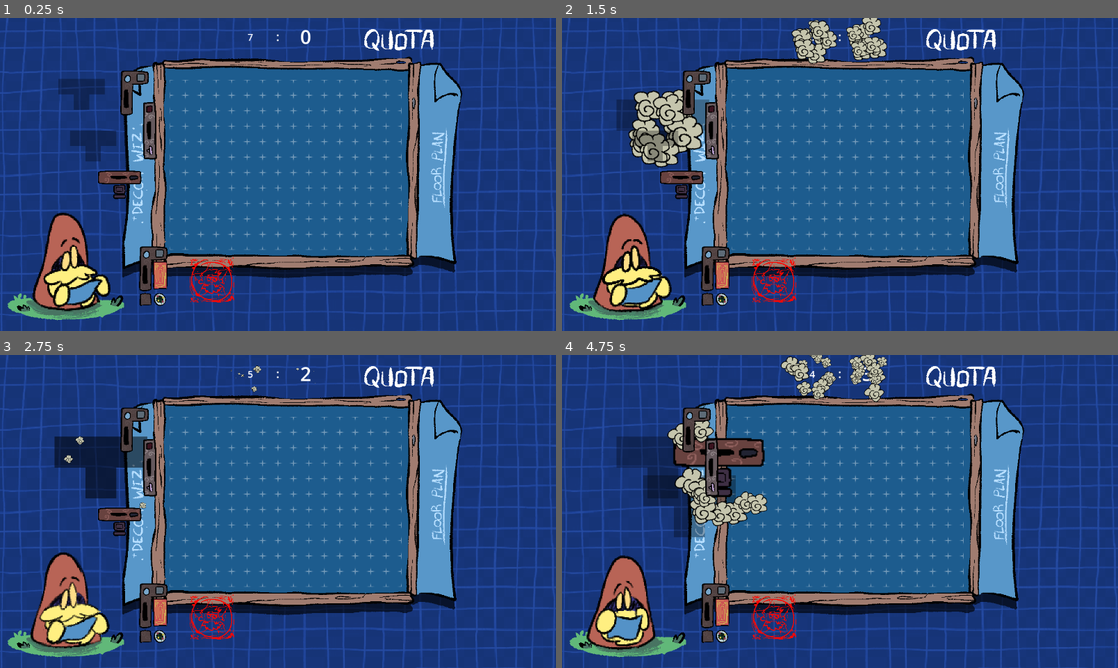
Above: before the commit, frames 1-4 (two rows, left to right).
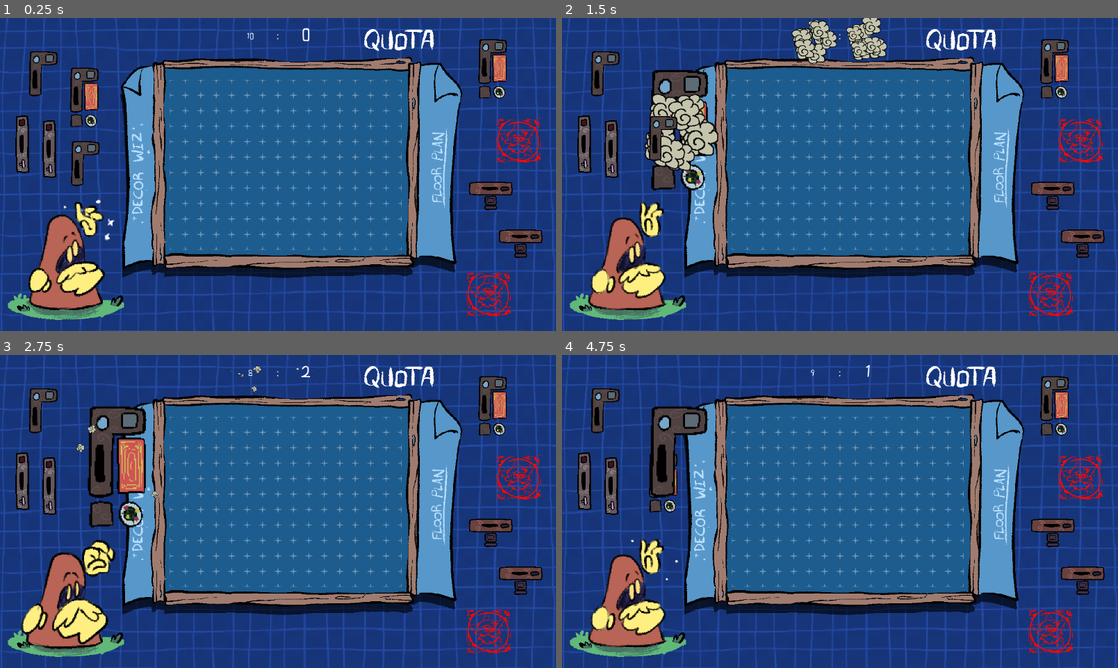
Above: after the commit, the same moments.

Repository: Greatmystic/DecorWizard
Game: Godot game, scene res://Content/Scenes/Levels/main.tscn
Two runs of this game, one before a commit and one after it. Both use one fixed random seed, a clock stepped at 60 frames per second and the inputs below.
Inputs (mouse positions are in pixels of both pictures, inside the frame that each line leads up to):
- Up to frame 1 (0.25 s): no input
- Up to frame 2 (1.5 s): move the mouse to (645, 102) at 0.52 s; tap Space (ScaleSpell) at 0.6, 1.35 s; click (645, 102) at 0.67 s; move the mouse to (656, 152) at 1.27 s; click (656, 152) at 1.42 s
- Up to frame 3 (2.75 s): move the mouse to (94, 489) at 2.02 s; tap Space (ScaleSpell) at 2.1 s; click (94, 489) at 2.17 s
- Up to frame 4 (4.75 s): tap Space (ScaleSpell) at 2.85, 3.6, 4.35 s; click (656, 489) at 2.92 s; move the mouse to (678, 530) at 3.52 s; click (678, 530) at 3.67 s; move the mouse to (712, 492) at 4.27 s; click (712, 492) at 4.42 s

The runs differ from the first frame. In frame 1, 11% of the frame differs, in the area x 2-98%, y 3-96%; in frame 2, 12%; in frame 3, 12%; in frame 4, 16%, in the area x 2-98%, y 0-96%.

Commit message:
Added more blocks, added Export settings

Diff:
--- a/Content/Scenes/FX/Wizard.tscn
+++ b/Content/Scenes/FX/Wizard.tscn
@@ -1,111 +1,6 @@
-[gd_scene load_steps=38 format=3 uid="uid://csjb381g3kwpq"]
+[gd_scene load_steps=11 format=3 uid="uid://csjb381g3kwpq"]
 
-[ext_resource type="Texture2D" uid="uid://cl8n22plxvth2" path="res://Content/Sprites/Wizard_IDLE_Blueprint.png" id="1_8uic1"]
 [ext_resource type="Texture2D" uid="uid://clkuasrbj1en4" path="res://Content/Sprites/WizardIdle.png" id="1_76u54"]
-
-[sub_resource type="AtlasTexture" id="AtlasTexture_5oigq"]
-atlas = ExtResource("1_8uic1")
-region = Rect2(0, 0, 128, 128)
-
-[sub_resource type="AtlasTexture" id="AtlasTexture_w1rk4"]
-atlas = ExtResource("1_8uic1")
-region = Rect2(128, 0, 128, 128)
-
-[sub_resource type="AtlasTexture" id="AtlasTexture_ybsm5"]
-atlas = ExtResource("1_8uic1")
-region = Rect2(256, 0, 128, 128)
-
-[sub_resource type="AtlasTexture" id="AtlasTexture_4lks3"]
-atlas = ExtResource("1_8uic1")
-region = Rect2(384, 0, 128, 128)
-
-[sub_resource type="AtlasTexture" id="AtlasTexture_gtlvf"]
-atlas = ExtResource("1_8uic1")
-region = Rect2(512, 0, 128, 128)
-
-[sub_resource type="AtlasTexture" id="AtlasTexture_35uoe"]
-atlas = ExtResource("1_8uic1")
-region = Rect2(640, 0, 128, 128)
-
-[sub_resource type="AtlasTexture" id="AtlasTexture_48afv"]
-atlas = ExtResource("1_8uic1")
-region = Rect2(768, 0, 128, 128)
-
-[sub_resource type="AtlasTexture" id="AtlasTexture_310vy"]
-atlas = ExtResource("1_8uic1")
-region = Rect2(896, 0, 128, 128)
-
-[sub_resource type="AtlasTexture" id="AtlasTexture_omxm7"]
-atlas = ExtResource("1_8uic1")
-region = Rect2(1024, 0, 128, 128)
-
-[sub_resource type="AtlasTexture" id="AtlasTexture_2g1q3"]
-atlas = ExtResource("1_8uic1")
-region = Rect2(1152, 0, 128, 128)
-
-[sub_resource type="AtlasTexture" id="AtlasTexture_ef4xh"]
-atlas = ExtResource("1_8uic1")
-region = Rect2(1280, 0, 128, 128)
-
-[sub_resource type="AtlasTexture" id="AtlasTexture_7wr52"]
-atlas = ExtResource("1_8uic1")
-region = Rect2(1408, 0, 128, 128)
-
-[sub_resource type="AtlasTexture" id="AtlasTexture_wu43p"]
-atlas = ExtResource("1_8uic1")
-region = Rect2(1536, 0, 128, 128)
-
-[sub_resource type="AtlasTexture" id="AtlasTexture_igf37"]
-atlas = ExtResource("1_8uic1")
-region = Rect2(1664, 0, 128, 128)
-
-[sub_resource type="AtlasTexture" id="AtlasTexture_3t3vq"]
-atlas = ExtResource("1_8uic1")
-region = Rect2(1792, 0, 128, 128)
-
-[sub_resource type="AtlasTexture" id="AtlasTexture_va8lo"]
-atlas = ExtResource("1_8uic1")
-region = Rect2(1920, 0, 128, 128)
-
-[sub_resource type="AtlasTexture" id="AtlasTexture_v32j5"]
-atlas = ExtResource("1_8uic1")
-region = Rect2(2048, 0, 128, 128)
-
-[sub_resource type="AtlasTexture" id="AtlasTexture_ce6rk"]
-atlas = ExtResource("1_8uic1")
-region = Rect2(2176, 0, 128, 128)
-
-[sub_resource type="AtlasTexture" id="AtlasTexture_dp6ng"]
-atlas = ExtResource("1_8uic1")
-region = Rect2(2304, 0, 128, 128)
-
-[sub_resource type="AtlasTexture" id="AtlasTexture_s7s5h"]
-atlas = ExtResource("1_8uic1")
-region = Rect2(2432, 0, 128, 128)
-
-[sub_resource type="AtlasTexture" id="AtlasTexture_nc4li"]
-atlas = ExtResource("1_8uic1")
-region = Rect2(2560, 0, 128, 128)
-
-[sub_resource type="AtlasTexture" id="AtlasTexture_ofpuk"]
-atlas = ExtResource("1_8uic1")
-region = Rect2(2688, 0, 128, 128)
-
-[sub_resource type="AtlasTexture" id="AtlasTexture_v7o7u"]
-atlas = ExtResource("1_8uic1")
-region = Rect2(2816, 0, 128, 128)
-
-[sub_resource type="AtlasTexture" id="AtlasTexture_kp5jy"]
-atlas = ExtResource("1_8uic1")
-region = Rect2(2944, 0, 128, 128)
-
-[sub_resource type="AtlasTexture" id="AtlasTexture_qd3bf"]
-atlas = ExtResource("1_8uic1")
-region = Rect2(3072, 0, 128, 128)
-
-[sub_resource type="AtlasTexture" id="AtlasTexture_wg055"]
-atlas = ExtResource("1_8uic1")
-region = Rect2(3200, 0, 128, 128)
 
 [sub_resource type="AtlasTexture" id="AtlasTexture_ohnrc"]
 atlas = ExtResource("1_76u54")
@@ -143,89 +38,6 @@
 animations = [{
 "frames": [{
 "duration": 2.0,
-"texture": SubResource("AtlasTexture_5oigq")
-}, {
-"duration": 2.0,
-"texture": SubResource("AtlasTexture_w1rk4")
-}, {
-"duration": 2.0,
-"texture": SubResource("AtlasTexture_ybsm5")
-}, {
-"duration": 2.0,
-"texture": SubResource("AtlasTexture_4lks3")
-}, {
-"duration": 2.0,
-"texture": SubResource("AtlasTexture_gtlvf")
-}, {
-"duration": 3.0,
-"texture": SubResource("AtlasTexture_35uoe")
-}, {
-"duration": 3.0,
-"texture": SubResource("AtlasTexture_48afv")
-}, {
-"duration": 3.0,
-"texture": SubResource("AtlasTexture_310vy")
-}, {
-"duration": 3.0,
-"texture": SubResource("AtlasTexture_omxm7")
-}, {
-"duration": 2.0,
-"texture": SubResource("AtlasTexture_2g1q3")
-}, {
-"duration": 3.0,
-"texture": SubResource("AtlasTexture_ef4xh")
-}, {
-"duration": 3.0,
-"texture": SubResource("AtlasTexture_7wr52")
-}, {
-"duration": 3.0,
-"texture": SubResource("AtlasTexture_wu43p")
-}, {
-"duration": 3.0,
-"texture": SubResource("AtlasTexture_igf37")
-}, {
-"duration": 2.0,
-"texture": SubResource("AtlasTexture_3t3vq")
-}, {
-"duration": 2.0,
-"texture": SubResource("AtlasTexture_va8lo")
-}, {
-"duration": 2.0,
-"texture": SubResource("AtlasTexture_v32j5")
-}, {
-"duration": 2.0,
-"texture": SubResource("AtlasTexture_ce6rk")
-}, {
-"duration": 2.0,
-"texture": SubResource("AtlasTexture_dp6ng")
-}, {
-"duration": 2.0,
-"texture": SubResource("AtlasTexture_s7s5h")
-}, {
-"duration": 2.0,
-"texture": SubResource("AtlasTexture_nc4li")
-}, {
-"duration": 3.0,
-"texture": SubResource("AtlasTexture_ofpuk")
-}, {
-"duration": 4.0,
-"texture": SubResource("AtlasTexture_v7o7u")
-}, {
-"duration": 3.0,
-"texture": SubResource("AtlasTexture_kp5jy")
-}, {
-"duration": 3.0,
-"texture": SubResource("AtlasTexture_qd3bf")
-}, {
-"duration": 2.0,
-"texture": SubResource("AtlasTexture_wg055")
-}],
-"loop": true,
-"name": &"IDLE",
-"speed": 24.0
-}, {
-"frames": [{
-"duration": 2.0,
 "texture": SubResource("AtlasTexture_ohnrc")
 }, {
 "duration": 3.0,
@@ -250,13 +62,14 @@
 "texture": SubResource("AtlasTexture_2wm7y")
 }],
 "loop": true,
-"name": &"MAGIC",
+"name": &"new_animation",
 "speed": 24.0
 }]
 
 [node name="Wizard" type="AnimatedSprite2D"]
 texture_filter = 3
 sprite_frames = SubResource("SpriteFrames_6840f")
-animation = &"MAGIC"
-autoplay = "IDLE"
-frame_progress = 0.0119516
+animation = &"new_animation"
+autoplay = "new_animation"
+frame = 2
+frame_progress = 0.82591
--- a/Content/Scenes/FX/cloud_burst.tscn
+++ b/Content/Scenes/FX/cloud_burst.tscn
@@ -18,7 +18,7 @@
 gravity = Vector2(0, 0)
 initial_velocity_min = 286.16
 initial_velocity_max = 493.71
-angular_velocity_min = 45.28
+angular_velocity_min = -153.0
 angular_velocity_max = 153.96
 damping_min = 1000.0
 damping_max = 1000.0
--- a/Content/Scenes/Levels/main.tscn
+++ b/Content/Scenes/Levels/main.tscn
@@ -1,17 +1,16 @@
-[gd_scene load_steps=24 format=3 uid="uid://bwgob7s8x4al5"]
+[gd_scene load_steps=23 format=3 uid="uid://bwgob7s8x4al5"]
 
 [ext_resource type="Texture2D" uid="uid://4dvc1bnqki42" path="res://Content/Sprites/grid_cell.png" id="1_b4nu3"]
 [ext_resource type="Texture2D" uid="uid://bo7qrwx2hhdv4" path="res://Content/Sprites/1x4 tile.png" id="2_1yrim"]
 [ext_resource type="Texture2D" uid="uid://bobdfu5kkitbr" path="res://Content/Sprites/16x16 grid.png" id="3_l8v5q"]
 [ext_resource type="Texture2D" uid="uid://vo5dngrdgaeo" path="res://Content/Sprites/fullTileTest.png" id="4_e3y2c"]
 [ext_resource type="Script" path="res://Content/Scripts/Level.gd" id="5_s4r3s"]
-[ext_resource type="PackedScene" uid="uid://csf16xq5q425f" path="res://Content/Scenes/Blocks/Block T.tscn" id="6_kx40d"]
 [ext_resource type="Texture2D" uid="uid://cdsiy53w2e0vf" path="res://Content/Sprites/empty.png" id="6_qmnfx"]
 [ext_resource type="Texture2D" uid="uid://dnryt4ujtnxm3" path="res://Content/Sprites/error.png" id="7_1j0e8"]
 [ext_resource type="Texture2D" uid="uid://dwmwr076j31kt" path="res://Content/Sprites/shadow.png" id="7_l4wcd"]
-[ext_resource type="PackedScene" uid="uid://clf5fet6cpmjs" path="res://Content/Scenes/decor.tscn" id="9_tsqbp"]
+[ext_resource type="PackedScene" uid="uid://bt31o5csj4veb" path="res://Content/Scenes/decor.tscn" id="9_tsqbp"]
 [ext_resource type="PackedScene" uid="uid://qp13powhxnec" path="res://Content/Scenes/Blocks/block_t_copy.tscn" id="10_qwwjj"]
-[ext_resource type="PackedScene" uid="uid://bqjuqhb72dcul" path="res://Content/Scenes/Blocks/i_block.tscn" id="10_tnufd"]
+[ext_resource type="PackedScene" uid="uid://cp1rd0igsqw02" path="res://Content/Scenes/Blocks/i_block.tscn" id="10_tnufd"]
 [ext_resource type="PackedScene" uid="uid://y5kkslgjtl7" path="res://Content/Scenes/Blocks/l_block.tscn" id="11_gew7y"]
 [ext_resource type="PackedScene" uid="uid://dq7ddubrhoxwu" path="res://Content/Scenes/Blocks/desk_carpet.tscn" id="12_sencg"]
 [ext_resource type="PackedScene" uid="uid://dnqfxsnoemr5j" path="res://Content/Scenes/Blocks/penta_gurlu.tscn" id="13_kt0hh"]
@@ -93,26 +92,35 @@
 
 [node name="Blocks" type="Node2D" parent="."]
 
-[node name="BlockT" parent="Blocks" instance=ExtResource("6_kx40d")]
-position = Vector2(169, 174)
-
-[node name="BlockT2" parent="Blocks" instance=ExtResource("6_kx40d")]
-position = Vector2(192.785, 281.01)
-
 [node name="T-Desk" parent="Blocks" instance=ExtResource("10_qwwjj")]
-position = Vector2(247, 362)
+position = Vector2(1016, 385)
 
 [node name="I Block" parent="Blocks" instance=ExtResource("10_tnufd")]
-position = Vector2(310, 282)
+position = Vector2(46, 310)
 
 [node name="L Block" parent="Blocks" instance=ExtResource("11_gew7y")]
-position = Vector2(262, 187)
+position = Vector2(73, 147)
 
 [node name="DeskCarpet" parent="Blocks" instance=ExtResource("12_sencg")]
-position = Vector2(301, 551)
+position = Vector2(1004, 122)
 
 [node name="PentaGurlu" parent="Blocks" instance=ExtResource("13_kt0hh")]
-position = Vector2(440, 543)
+position = Vector2(1075, 253)
+
+[node name="DeskCarpet2" parent="Blocks" instance=ExtResource("12_sencg")]
+position = Vector2(158, 181)
+
+[node name="BlockT-COPY" parent="Blocks" instance=ExtResource("10_qwwjj")]
+position = Vector2(1078, 484)
+
+[node name="I Block2" parent="Blocks" instance=ExtResource("10_tnufd")]
+position = Vector2(102, 320)
+
+[node name="L Block2" parent="Blocks" instance=ExtResource("11_gew7y")]
+position = Vector2(160, 333)
+
+[node name="PentaGurlu2" parent="Blocks" instance=ExtResource("13_kt0hh")]
+position = Vector2(1013, 571)
 
 [node name="Decor" parent="." instance=ExtResource("9_tsqbp")]
 metadata/_edit_lock_ = true
--- a/Content/Scenes/decor.tscn
+++ b/Content/Scenes/decor.tscn
@@ -1,19 +1,24 @@
-[gd_scene load_steps=8 format=3 uid="uid://clf5fet6cpmjs"]
+[gd_scene load_steps=9 format=3 uid="uid://bt31o5csj4veb"]
 
 [ext_resource type="PackedScene" uid="uid://csjb381g3kwpq" path="res://Content/Scenes/FX/Wizard.tscn" id="1_xcjv8"]
+[ext_resource type="FontFile" uid="uid://ceji4fqg5top3" path="res://Content/Other/MA.ttf" id="2_dpo20"]
 [ext_resource type="PackedScene" uid="uid://1njuxk1fpxbx" path="res://Content/Scenes/FX/cloud_burst_small.tscn" id="2_nvhe1"]
 [ext_resource type="Texture2D" uid="uid://80juymxms28a" path="res://Content/Sprites/DecorWizardBG.png" id="2_tpb83"]
 
 [sub_resource type="LabelSettings" id="LabelSettings_lyt0n"]
+font = ExtResource("2_dpo20")
 font_size = 20
 
 [sub_resource type="LabelSettings" id="LabelSettings_yvegi"]
+font = ExtResource("2_dpo20")
 font_size = 25
 
 [sub_resource type="LabelSettings" id="LabelSettings_bkj6f"]
+font = ExtResource("2_dpo20")
 font_size = 40
 
 [sub_resource type="LabelSettings" id="LabelSettings_odgvg"]
+font = ExtResource("2_dpo20")
 font_size = 40
 shadow_size = 10
 shadow_color = Color(0, 0, 0, 0.27451)
@@ -24,7 +29,7 @@
 [node name="Wizard" parent="." instance=ExtResource("1_xcjv8")]
 position = Vector2(134, 492)
 scale = Vector2(1.97656, 1.97656)
-frame_progress = 0.0
+frame_progress = 0.0887346
 
 [node name="CanvasLayer" type="CanvasLayer" parent="."]
 layer = -10
Not shown, added: export_presets.cfg
Not shown, changed: .gitignore
